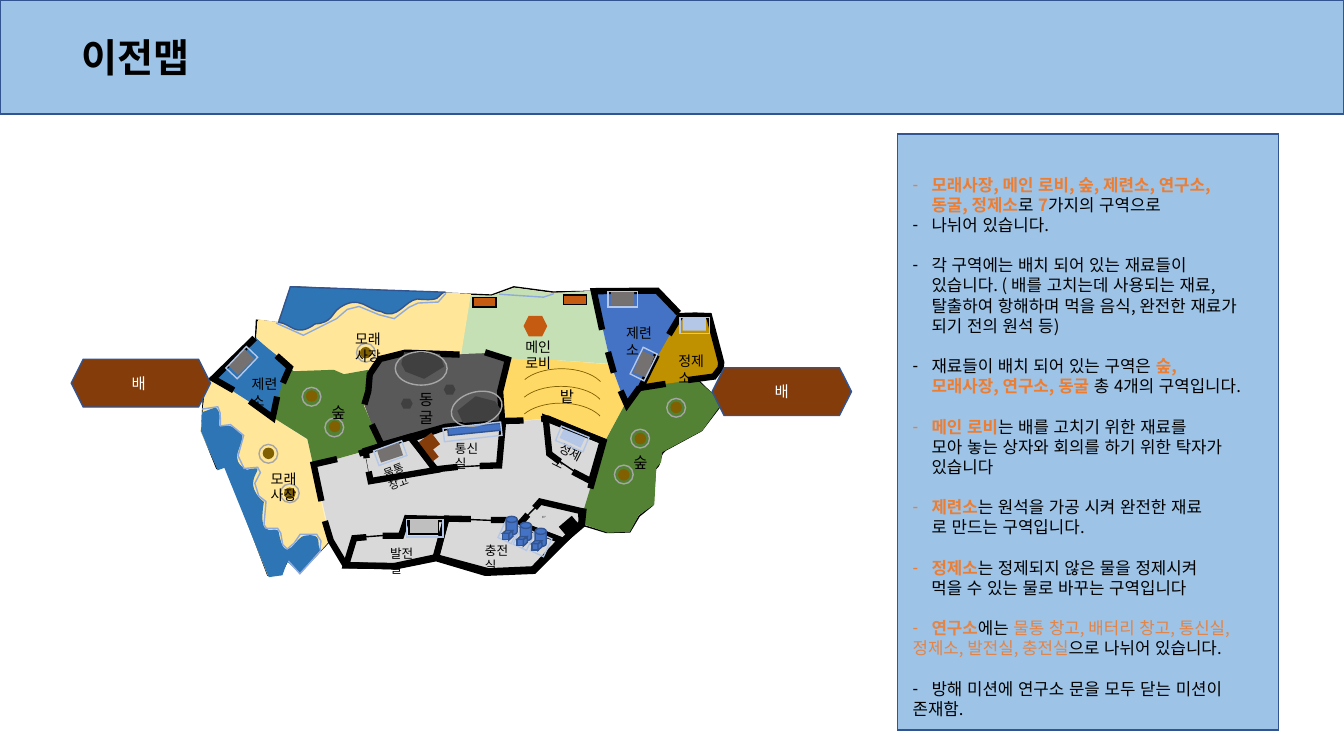
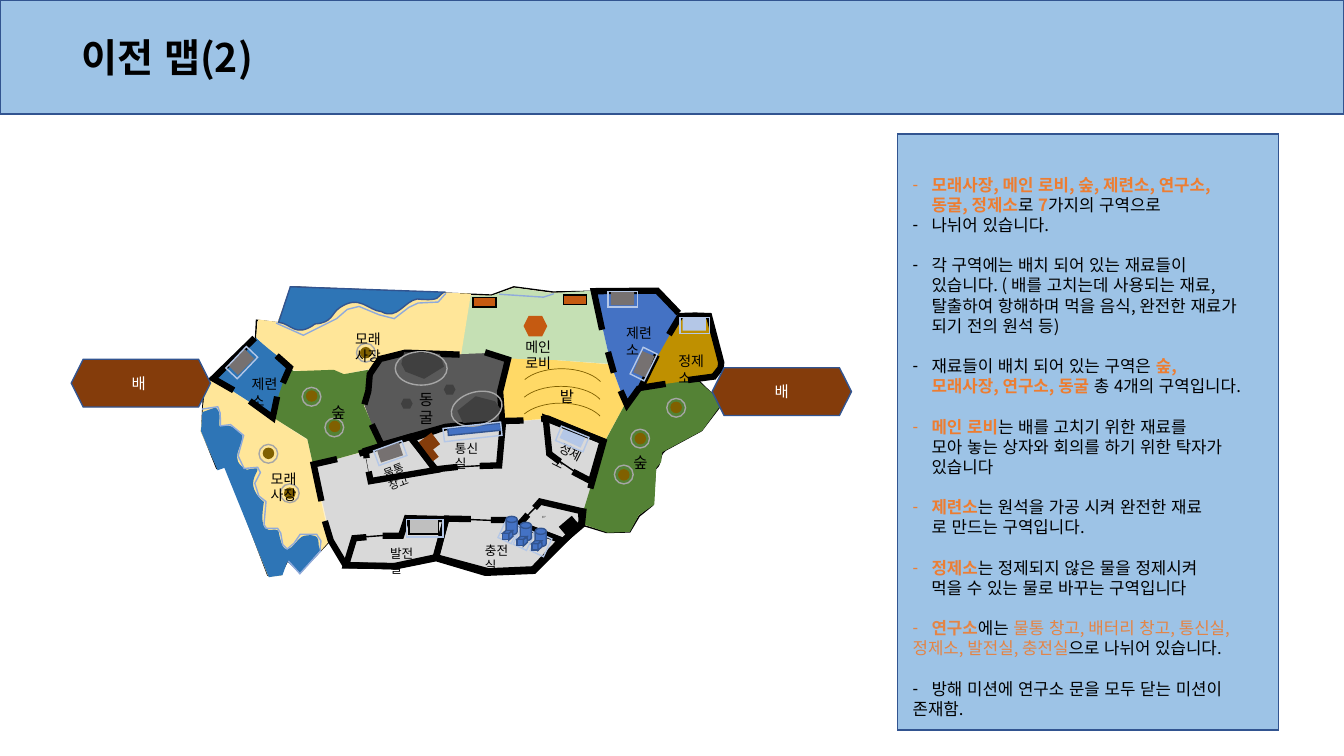
Before and after one commit to anglik0370/EscapeIsland, a slide deck: slide 4 of _Prototype/Document/Map/맵.pptx (slide 3 before the commit). Drawn at 1344x756 pixels with LibreOffice and Linux fonts; fonts in the diff are those of the drawing; background and template pictures are left out. Boxes give left, top, right and bottom in pixels: in the first picture for what was removed or moved away, otherwise in the second. Text is boxed around its words. In the diff, an @@ line names an element or a change of style, - is before the commit and + after.

```diff
--- a/_Prototype/Document/Map/맵.pptx
+++ b/_Prototype/Document/Map/맵.pptx
@@ text at box(81, 39, 253, 80): text changed @@
-이전맵
+이전 맵(2)
```
Also in this commit, not shown: 1 other slide changed, 1 slide added, 3 other files.
